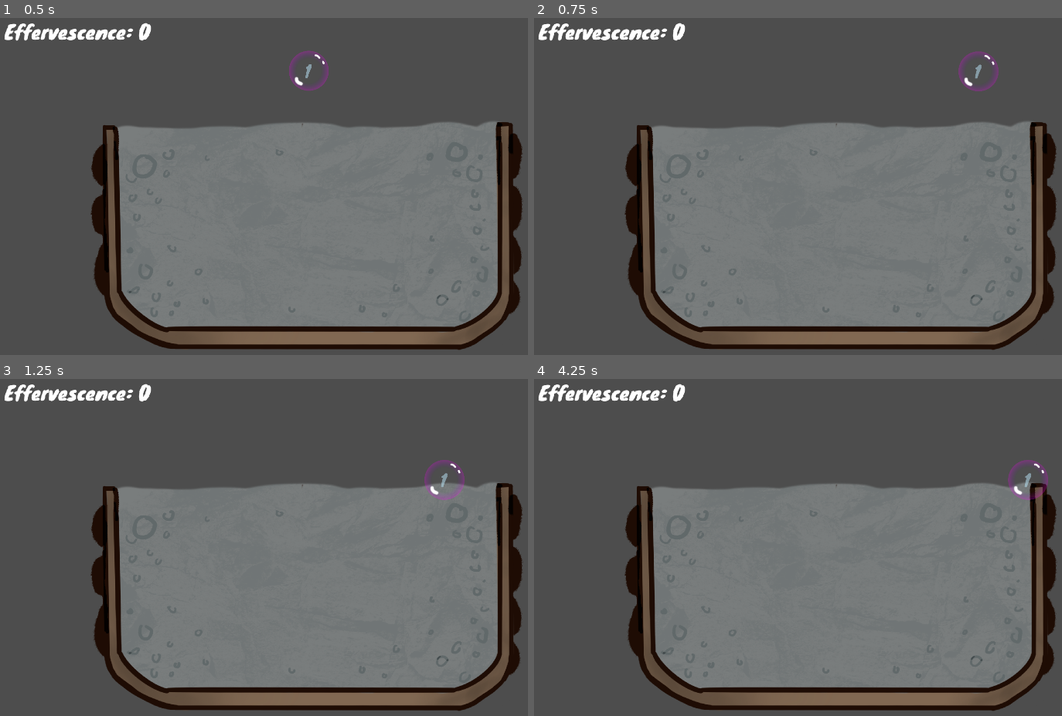
Above: before the commit, frames 1-4 (two rows, left to right).
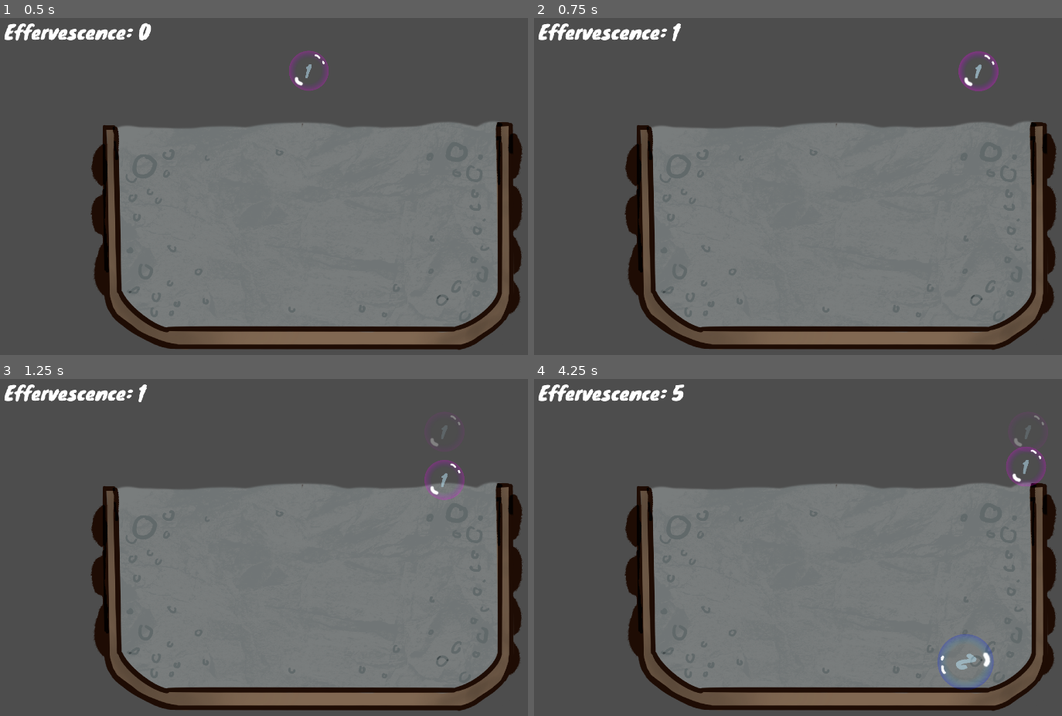
Above: after the commit, the same moments.

Repository: ashtherz/roots
Game: Godot game, scene res://scenes/suika.tscn
The game is run twice, just before and just after one commit, with the same random seed, the same clock (stepped at 60 frames per second) and the same inputs. This scene is started directly instead of the project's main scene.
Inputs (mouse positions are in pixels of both pictures, inside the frame that each line leads up to):
- Up to frame 1 (0.5 s): no input
- Up to frame 2 (0.75 s): tap Enter at 0.5 s; move the mouse to (977, 166) at 0.52 s; hold Right (ui_right) from 0.53 s (still down); tap Z (Interact) at 0.6 s; click (977, 166) at 0.67 s
- Up to frame 3 (1.25 s): keep holding Right (ui_right); tap Up (PlatformerJump) at 0.77 s
- Up to frame 4 (4.25 s): release Right (ui_right) at 1.25 s; drag from (718, 564) to (813, 614) at 1.27 s; move the mouse to (903, 469) at 2.02 s; hold Left (ui_left) 2.03-2.75 s; tap F at 2.1 s; click (903, 469) at 2.17 s; drag from (813, 614) to (655, 493) at 2.77 s; move the mouse to (1030, 598) at 3.52 s; hold Right (ui_right) from 3.53 s (still down); tap Z (Interact) at 3.6 s; click (1030, 598) at 3.67 s; tap Up (PlatformerJump) at 3.77 s

Frame 1 is identical in both runs. In frame 2, less than 0.1% of the frame differs, in the area x 26-88%, y 1-20%; in frame 3, 0.1%; in frame 4, 1.0%, in the area x 26-98%, y 1-93%.

Commit message:
ui stuff

Diff:
--- /dev/null
+++ b/game/assets/sprites/ui/ui_theme.tres
@@ -0,0 +1,73 @@
+[gd_resource type="Theme" format=3 uid="uid://2ib07f6qsldu"]
+
+[ext_resource type="Texture2D" uid="uid://dxdybs13wpt07" path="res://assets/sprites/ui/buttons.png" id="1_e1bx3"]
+[ext_resource type="FontFile" uid="uid://cb7gnu1a4gx6e" path="res://assets/Knewave-Regular.ttf" id="1_xnm3o"]
+
+[sub_resource type="StyleBoxFlat" id="StyleBoxFlat_xnm3o"]
+content_margin_left = 4.0
+content_margin_top = 4.0
+content_margin_right = 4.0
+content_margin_bottom = 4.0
+bg_color = Color(0.1, 0.1, 0.1, 0.3)
+corner_radius_top_left = 3
+corner_radius_top_right = 3
+corner_radius_bottom_right = 3
+corner_radius_bottom_left = 3
+corner_detail = 5
+
+[sub_resource type="StyleBoxFlat" id="StyleBoxFlat_jp6t3"]
+content_margin_left = 4.0
+content_margin_top = 4.0
+content_margin_right = 4.0
+content_margin_bottom = 4.0
+bg_color = Color(1, 1, 1, 0.75)
+draw_center = false
+border_width_left = 2
+border_width_top = 2
+border_width_right = 2
+border_width_bottom = 2
+corner_radius_top_left = 3
+corner_radius_top_right = 3
+corner_radius_bottom_right = 3
+corner_radius_bottom_left = 3
+corner_detail = 5
+expand_margin_left = 2.0
+expand_margin_top = 2.0
+expand_margin_right = 2.0
+expand_margin_bottom = 2.0
+
+[sub_resource type="StyleBoxTexture" id="StyleBoxTexture_xnm3o"]
+texture = ExtResource("1_e1bx3")
+region_rect = Rect2(16, 619, 426, 127)
+modulate_color = Color(0.45840502, 0.45840508, 0.45840502, 1)
+
+[sub_resource type="StyleBoxTexture" id="StyleBoxTexture_wgrkk"]
+texture = ExtResource("1_e1bx3")
+region_rect = Rect2(16, 619, 426, 127)
+
+[resource]
+Button/colors/font_color = Color(0.26172188, 0.18051979, 0.16567883, 1)
+Button/colors/font_disabled_color = Color(0.875, 0.875, 0.875, 0.5)
+Button/colors/font_focus_color = Color(0.95, 0.95, 0.95, 1)
+Button/colors/font_hover_color = Color(0.95, 0.95, 0.95, 1)
+Button/colors/font_hover_pressed_color = Color(1, 1, 1, 1)
+Button/colors/font_outline_color = Color(0, 0, 0, 1)
+Button/colors/font_pressed_color = Color(1, 1, 1, 1)
+Button/colors/icon_disabled_color = Color(1, 1, 1, 0.4)
+Button/colors/icon_focus_color = Color(1, 1, 1, 1)
+Button/colors/icon_hover_color = Color(1, 1, 1, 1)
+Button/colors/icon_hover_pressed_color = Color(1, 1, 1, 1)
+Button/colors/icon_normal_color = Color(1, 1, 1, 1)
+Button/colors/icon_pressed_color = Color(1, 1, 1, 1)
+Button/constants/align_to_largest_stylebox = 0
+Button/constants/h_separation = 4
+Button/constants/icon_max_width = 0
+Button/constants/outline_size = 0
+Button/font_sizes/font_size = 48
+Button/fonts/font = ExtResource("1_xnm3o")
+Button/styles/disabled = SubResource("StyleBoxFlat_xnm3o")
+Button/styles/focus = SubResource("StyleBoxFlat_jp6t3")
+Button/styles/hover = SubResource("StyleBoxTexture_xnm3o")
+Button/styles/hover_pressed = SubResource("StyleBoxTexture_wgrkk")
+Button/styles/normal = SubResource("StyleBoxTexture_wgrkk")
+Button/styles/pressed = SubResource("StyleBoxTexture_wgrkk")
--- a/game/scenes/suika.tscn
+++ b/game/scenes/suika.tscn
@@ -5,6 +5,7 @@
 [ext_resource type="Texture2D" uid="uid://dr1c7ntp5hnve" path="res://assets/sprites/suika/Bathtub.png" id="2_k0b4q"]
 [ext_resource type="Script" uid="uid://buxng3piew1g8" path="res://scripts/suika/suika_death.gd" id="3_flqyl"]
 [ext_resource type="Texture2D" uid="uid://bpv31xyanpevw" path="res://assets/sprites/cgs/bathroom.png" id="5_k0b4q"]
+[ext_resource type="Theme" uid="uid://2ib07f6qsldu" path="res://assets/sprites/ui/ui_theme.tres" id="6_cgevu"]
 
 [sub_resource type="RectangleShape2D" id="RectangleShape2D_3lic7"]
 size = Vector2(9520, 341)
@@ -27,15 +28,15 @@
 position = Vector2(539, 319)
 scale = Vector2(1.2097814, 1.2315612)
 
+[node name="CollisionPolygon2D" type="CollisionPolygon2D" parent="Suikabowl/Area2D" unique_id=1393097940]
+position = Vector2(251.1843, 40.896484)
+scale = Vector2(3.3107474, 3.680093)
+polygon = PackedVector2Array(-119.312, -1.3130188, -119.81134, 25.782188, -118.81266, 59.045418, -117.064964, 102.00123, -111.072876, 118.74299, -85.85616, 135.04416, -47.906265, 135.92532, 80.673996, 135.92532, 110.88411, 135.92532, 136.10081, 135.48474, 149.33336, 132.84131, 174.05074, 117.20098, 174.55006, 53.53826, 174.79973, 24.019897, 174.05074, -3.736168, 183.03886, 5.515854, 187.03358, 71.161156, 172.55269, 132.84131, 128.11137, 144.0759, 92.6566, 149.89175, -105.829796, 144.95706, -123.80607, 105.52581, -123.80607, 54.639687, -123.05705, 7.278145)
+
 [node name="Path26" type="Sprite2D" parent="Suikabowl/Area2D" unique_id=526612553]
 position = Vector2(337.25104, 210.35931)
 scale = Vector2(0.62912273, 0.5734342)
 texture = ExtResource("2_k0b4q")
-
-[node name="CollisionPolygon2D" type="CollisionPolygon2D" parent="Suikabowl/Area2D/Path26" unique_id=1393097940]
-position = Vector2(-136.80444, -295.52277)
-scale = Vector2(5.262482, 6.417638)
-polygon = PackedVector2Array(-119.312, -1.3130188, -119.81134, 25.782188, -118.81266, 59.045418, -117.064964, 102.00123, -111.072876, 118.74299, -85.85616, 135.04416, -47.906265, 135.92532, 80.673996, 135.92532, 110.88411, 135.92532, 136.10081, 135.48474, 149.33336, 132.84131, 174.05074, 117.20098, 174.55006, 53.53826, 174.79973, 24.019897, 174.05074, -3.736168, 183.03886, 5.515854, 187.03358, 71.161156, 172.55269, 132.84131, 128.11137, 144.0759, 92.6566, 149.89175, -105.829796, 144.95706, -123.80607, 105.52581, -123.80607, 54.639687, -123.05705, 7.278145)
 
 [node name="GameController" type="Node2D" parent="." unique_id=211265387 node_paths=PackedStringArray("points_display")]
 position = Vector2(987, 184)
@@ -59,10 +60,10 @@
 texture = ExtResource("5_k0b4q")
 
 [node name="RichTextLabel" type="RichTextLabel" parent="Endscreen" unique_id=246066561]
-offset_left = 301.6252
-offset_top = -474.68506
-offset_right = 1145.9923
-offset_bottom = 90.67383
+offset_left = 378.83148
+offset_top = -485.17896
+offset_right = 1223.1985
+offset_bottom = 80.17993
 theme_override_fonts/normal_font = ExtResource("1_0g0qn")
 theme_override_font_sizes/normal_font_size = 100
 bbcode_enabled = true
@@ -74,14 +75,17 @@
 vertical_alignment = 1
 
 [node name="Replay" type="Button" parent="Endscreen" unique_id=658519704]
-offset_left = 528.34204
-offset_top = 68.37433
-offset_right = 931.6835
-offset_bottom = 147.24255
+offset_left = 596.96985
+offset_top = 22.463512
+offset_right = 1030.9698
+offset_bottom = 157.46352
+theme = ExtResource("6_cgevu")
+text = "Replay"
 
-[node name="Replay" type="Button" parent="Endscreen/Replay" unique_id=2049996639]
-layout_mode = 0
-offset_left = 528.34204
-offset_top = 68.37433
-offset_right = 931.6835
-offset_bottom = 147.24255
+[node name="Finish" type="Button" parent="Endscreen" unique_id=284789491]
+offset_left = 598.1954
+offset_top = 175.9368
+offset_right = 1032.1953
+offset_bottom = 310.9368
+theme = ExtResource("6_cgevu")
+text = "Back"
--- a/game/scenes/suika_ball.tscn
+++ b/game/scenes/suika_ball.tscn
@@ -1,6 +1,7 @@
 [gd_scene format=3 uid="uid://bdso7jvtxov5g"]
 
 [ext_resource type="Script" uid="uid://cnprvw4kchca5" path="res://scripts/suika/suika_ball.gd" id="1_4jyye"]
+[ext_resource type="PhysicsMaterial" uid="uid://c03vpdh8xqubn" path="res://scripts/suika/bubble.tres" id="1_jv845"]
 [ext_resource type="Texture2D" uid="uid://bdhxu5hr2qow6" path="res://assets/sprites/suika/bubble1.tres" id="2_m8gkg"]
 [ext_resource type="Texture2D" uid="uid://dxpyqcoy1vud0" path="res://assets/sprites/suika/path1.png" id="2_nivsw"]
 [ext_resource type="Texture2D" uid="uid://g62hr8h21ggd" path="res://assets/sprites/suika/bubble2.tres" id="3_vbt16"]
@@ -17,6 +18,7 @@
 radius = 60.0
 
 [node name="SuikaBall" type="RigidBody2D" unique_id=398394202]
+physics_material_override = ExtResource("1_jv845")
 script = ExtResource("1_4jyye")
 textures = Array[Texture2D]([ExtResource("2_m8gkg"), ExtResource("3_vbt16"), ExtResource("4_jv845"), ExtResource("5_cvb4s"), ExtResource("6_r54b0"), ExtResource("7_tdwsm"), ExtResource("8_tbbbs"), ExtResource("9_iup26")])
 sizes = Array[float]([1.5, 1.4, 1.3, 1.25, 1.2, 1.15, 1.1, 1.1])
--- /dev/null
+++ b/game/scripts/suika/bubble.tres
@@ -0,0 +1,6 @@
+[gd_resource type="PhysicsMaterial" format=3 uid="uid://c03vpdh8xqubn"]
+
+[resource]
+friction = 0.11
+rough = true
+bounce = 0.2
--- a/game/scripts/suika/suika.gd
+++ b/game/scripts/suika/suika.gd
@@ -28,7 +28,7 @@
 	var mouse_pos = get_global_mouse_position()
 	spawn_lim -= delta;
 	if spawn_lim <= 0:
-		curr.visible = true;
+		curr.get_node("CollisionShape2D").get_node("Sprite2D").modulate.a = 1;
 
 	curr.global_position.x = min(max(mouse_pos.x, left_lim), right_lim);
 
@@ -38,6 +38,7 @@
 	if event is InputEventMouseButton and event.is_pressed() and event.button_index == MOUSE_BUTTON_LEFT:
 		curr.gravity_scale = 1.0;
 		curr.get_node("CollisionShape2D").disabled = false
+		gain_points(1)
 		curr = spawn_ball();
 
 func spawn_ball() -> Node2D:
@@ -47,8 +48,12 @@
 	new_ball.add_points.connect(gain_points)
 	new_ball.gravity_scale = 0.0;
 	new_ball.get_node("CollisionShape2D").disabled = true
+	new_ball.get_node("CollisionShape2D").get_node("Sprite2D").modulate.a = 0.3;
 	spawn_lim = 1;
-	new_ball.visible = false;
+
+	var limit = min(log(total_points) / log(12), 3)
+	for i in range(randi_range(0,limit)):
+		new_ball.merge()
 	return new_ball;
 
 func gain_points(points):
--- a/game/scripts/suika/suika_ball.gd
+++ b/game/scripts/suika/suika_ball.gd
@@ -14,6 +14,13 @@
 	body_entered.connect(_on_body_entered)
 	level = 1
 
+func merge():
+	level += 1;
+	$CollisionShape2D.shape.radius *= sizes[level-1];
+	$CollisionShape2D/Sprite2D.scale *= sizes[level-1];
+	$CollisionShape2D/Sprite2D/Label.text = str(level)
+	$CollisionShape2D/Sprite2D.region_rect = textures[level-1].region
+
 func _on_body_entered(body : Node2D) -> void:
 	if level == -1:
 		return
@@ -22,11 +29,7 @@
 		if body.level == level and level < 8:
 			body.level = -1;
 			body.queue_free()
-			level += 1;
-			$CollisionShape2D.shape.radius *= sizes[level-1];
-			$CollisionShape2D/Sprite2D.scale *= sizes[level-1];
-			$CollisionShape2D/Sprite2D/Label.text = str(level)
-			$CollisionShape2D/Sprite2D.region_rect = textures[level-1].region
+			merge()
 			add_points.emit(level);
 			for b in get_colliding_bodies():
 				_on_body_entered(b)
